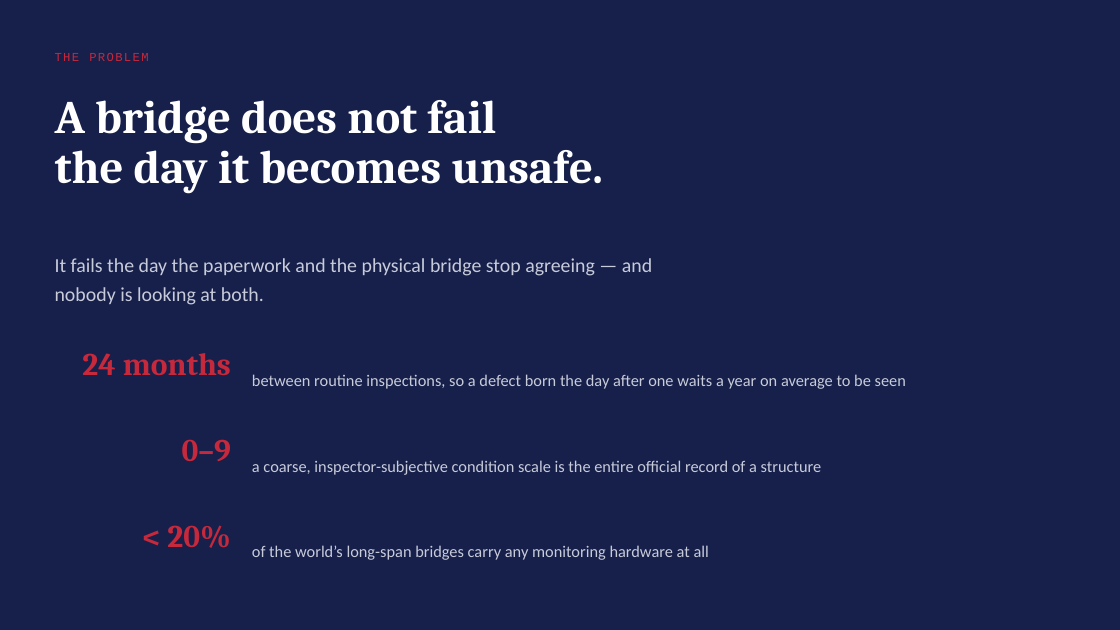
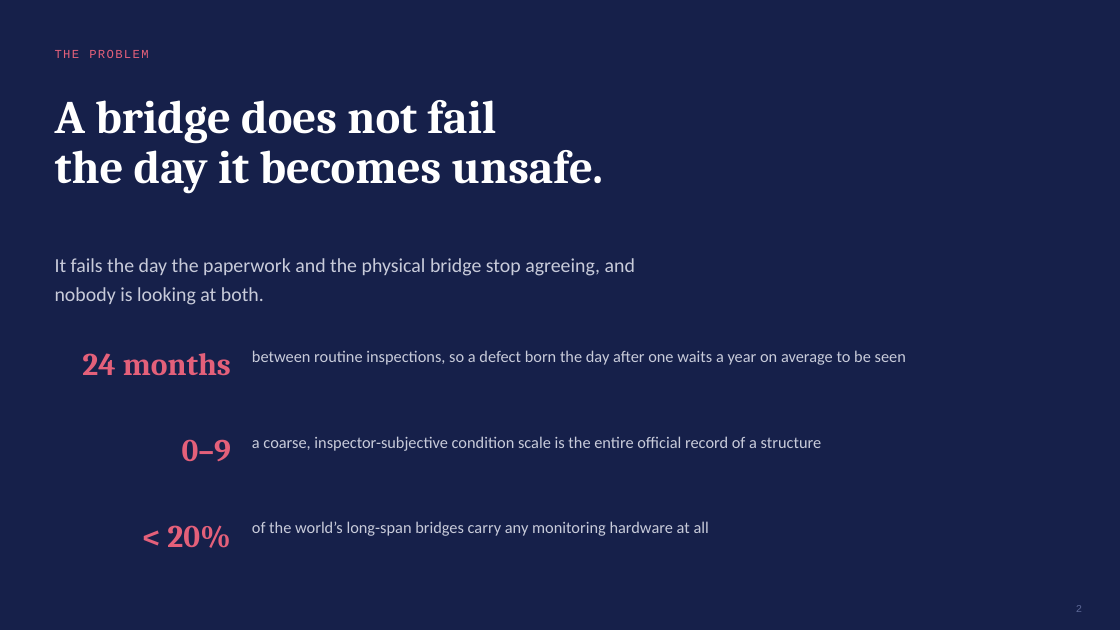
Before and after one commit to ArockiaRajamanickam/dissent, a slide deck: slide 2 of pitch/DISSENT_Nexus_Network_Pitch.pptx. Drawn at 1120x630 pixels with LibreOffice and Linux fonts; fonts in the diff are those of the drawing. Boxes give left, top, right and bottom in pixels: in the first picture for what was removed or moved away, otherwise in the second. Text is boxed around its words. In the diff, an @@ line names an element or a change of style, - is before the commit and + after.

```diff
--- a/pitch/DISSENT_Nexus_Network_Pitch.pptx
+++ b/pitch/DISSENT_Nexus_Network_Pitch.pptx
@@ text "THE PROBLEM" at [55, 50, 148, 58]: text colour #C6283C to #E4607A; vertical alignment middle to top @@
@@ text at [55, 258, 635, 305]: text changed @@
-It fails the day the paperwork and the physical bridge stop agreeing — and nobody is looking at both.
+It fails the day the paperwork and the physical bridge stop agreeing, and nobody is looking at both.
@@ text colour #C6283C to #E4607A in 3 elements at [82, 353, 231, 376], [182, 439, 231, 461], [167, 525, 231, 548] @@
@@ vertical alignment middle to top in 3 elements at [252, 436, 822, 451], [252, 350, 906, 365], [252, 521, 709, 536] @@
@@ page number added at [1076, 605, 1082, 612], 9 pt, text #5C6795 @@
+2
```
Also in this commit, not shown: 11 other slides changed, 16 other files.
